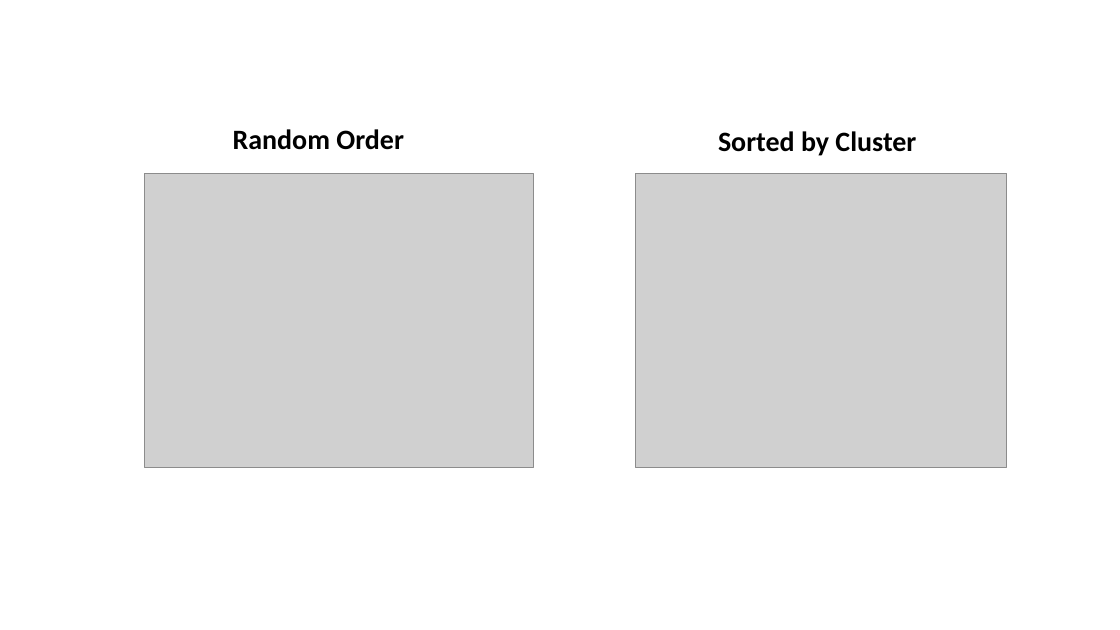
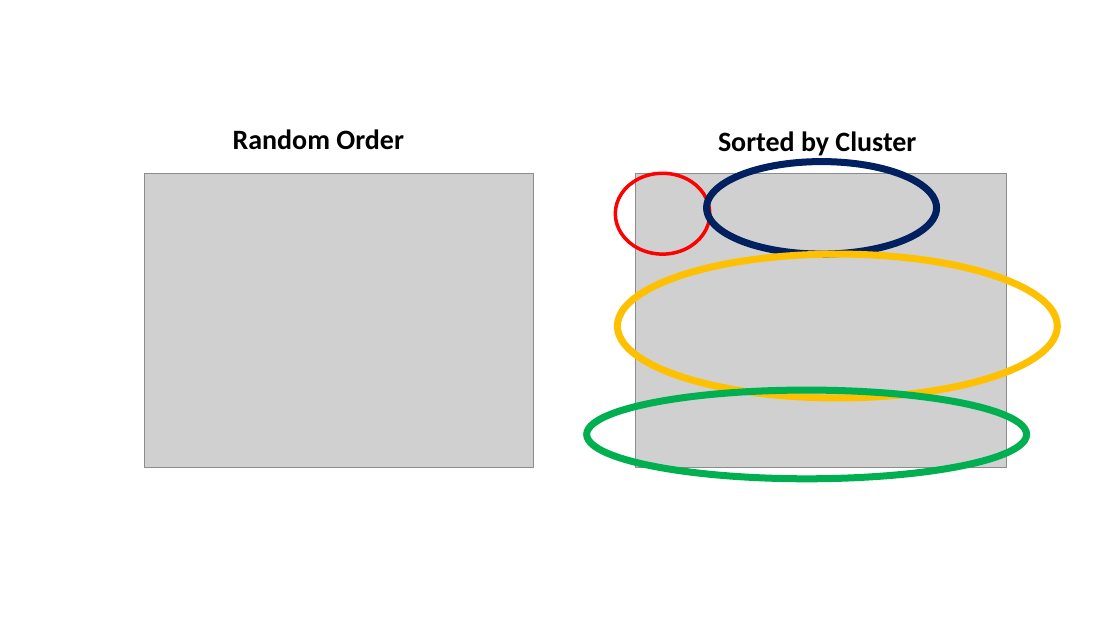
Before and after one commit to joseph-hellerstein/keras, a slide deck: slide 3 of docs/figures.pptx. Drawn at 1120x630 pixels with LibreOffice and Linux fonts; fonts in the diff are those of the drawing; grey boxes stand for pictures. Boxes give left, top, right and bottom in pixels: in the first picture for what was removed or moved away, otherwise in the second. Text is boxed around its words. In the diff, an @@ line names an element or a change of style, - is before the commit and + after.

```diff
--- a/docs/figures.pptx
+++ b/docs/figures.pptx
@@ ellipse added at (x1=616, y1=173, x2=710, y2=254), outline #FF0000 3 pt @@
@@ ellipse added at (x1=707, y1=161, x2=937, y2=254), outline #002060 6 pt @@
@@ ellipse added at (x1=618, y1=254, x2=1058, y2=397), outline #FFC000 6 pt @@
@@ ellipse added at (x1=586, y1=390, x2=1027, y2=479), outline #00B050 6 pt @@
```
Also in this commit, not shown: 3 other files.
